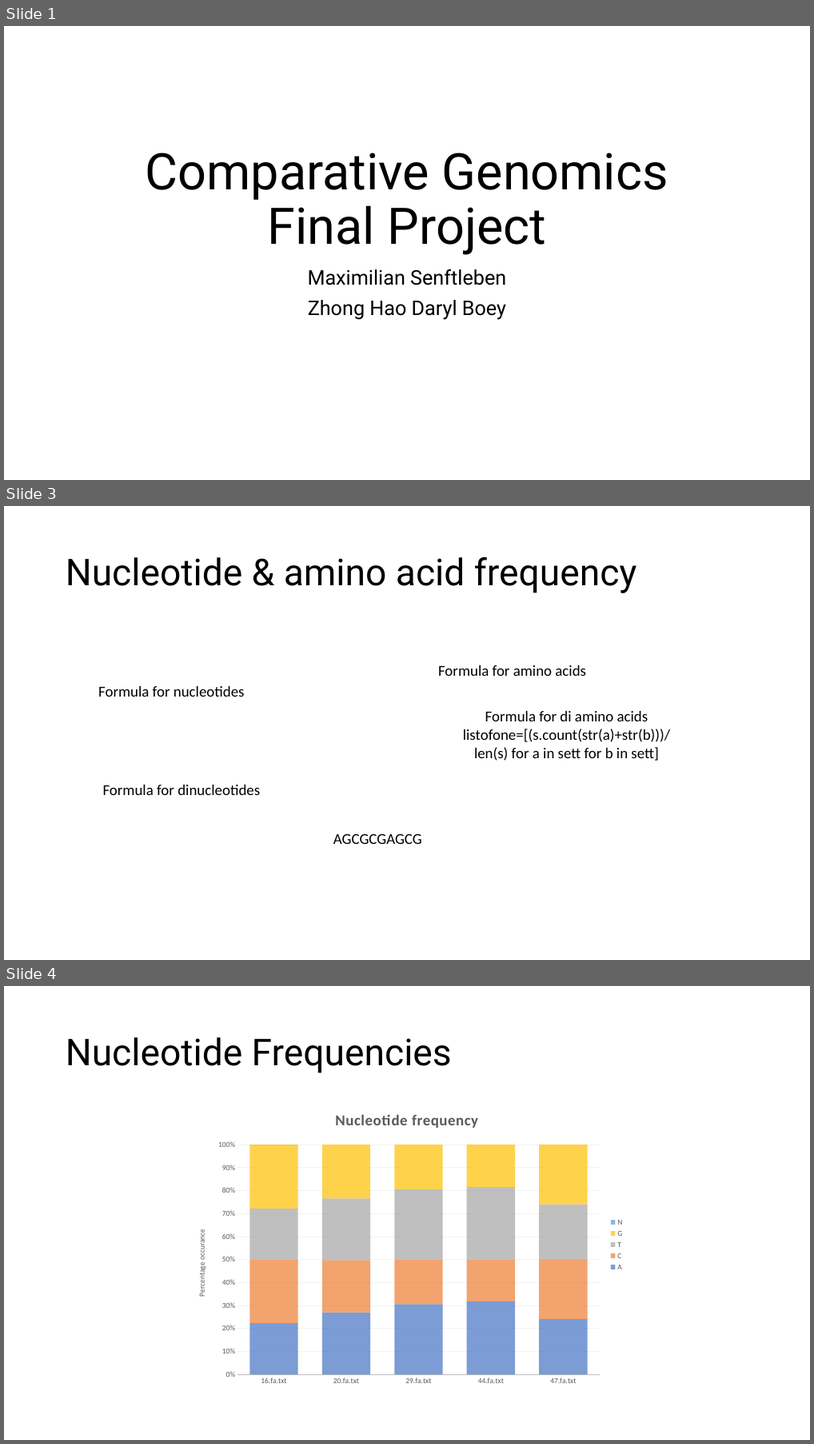
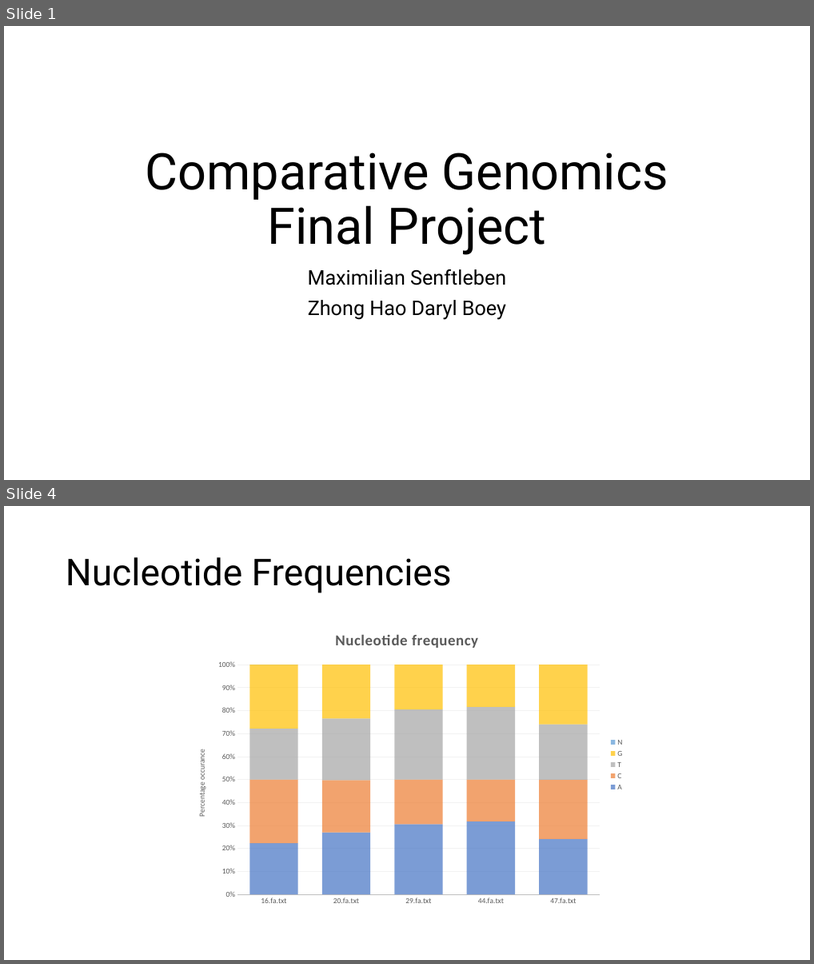
Before and after one commit to maxsenh/comgen, a slide deck: final_project/präsi_max.pptx. Shown one above the other, each under a label of ours: slides 1, 3 and 4 before the commit, slides 1 and 4 after it; the slides between them are not shown. The pictures are 814x1444 and 814x964 pixels, drawn with LibreOffice and Linux fonts; fonts in the diff are those of the drawing; background and template pictures are left out. Boxes give left, top, right and bottom in pixels: in the first picture for what was removed or moved away, otherwise in the second. Text is boxed around its words. In the diff, an @@ line names an element or a change of style, - is before the commit and + after.

```diff
--- a/final_project/präsi_max.pptx
+++ b/final_project/präsi_max.pptx
@@ slide 3 removed at <box>4,506,810,960</box>, background #FFFFFF @@
@@ title removed at <box>66,557,637,593</box> @@
-Nucleotide & amino acid frequency
@@ text removed at <box>438,665,586,676</box> @@
-Formula for amino acids
@@ text removed at <box>98,686,245,696</box> @@
-Formula for nucleotides
@@ text removed at <box>463,711,670,760</box> @@
-Formula for di amino acids
-listofone=[(s.count(str(a)+str(b)))/len(s) for a in sett for b in sett]
@@ text removed at <box>103,784,260,795</box> @@
-Formula for dinucleotides
@@ text removed at <box>334,833,422,844</box> @@
-AGCGCGAGCG
```
Also in this commit, not shown: 4 slides changed, 1 slide added, 1 other slide removed, 9 other files.
